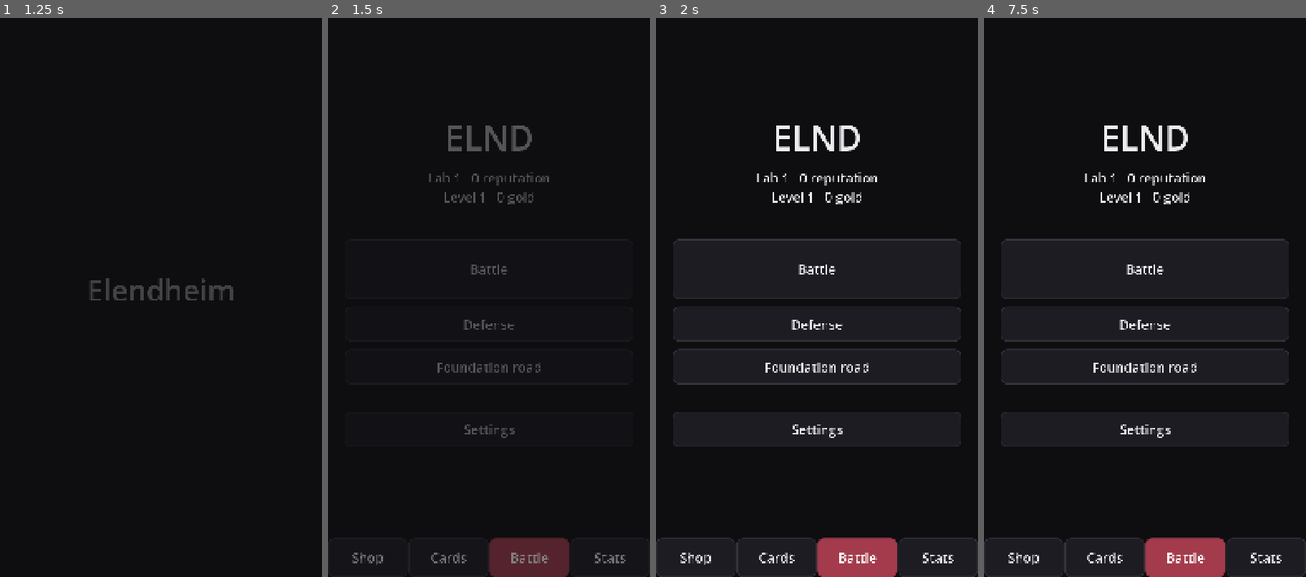
Above: before the commit, frames 1-4 (left to right).
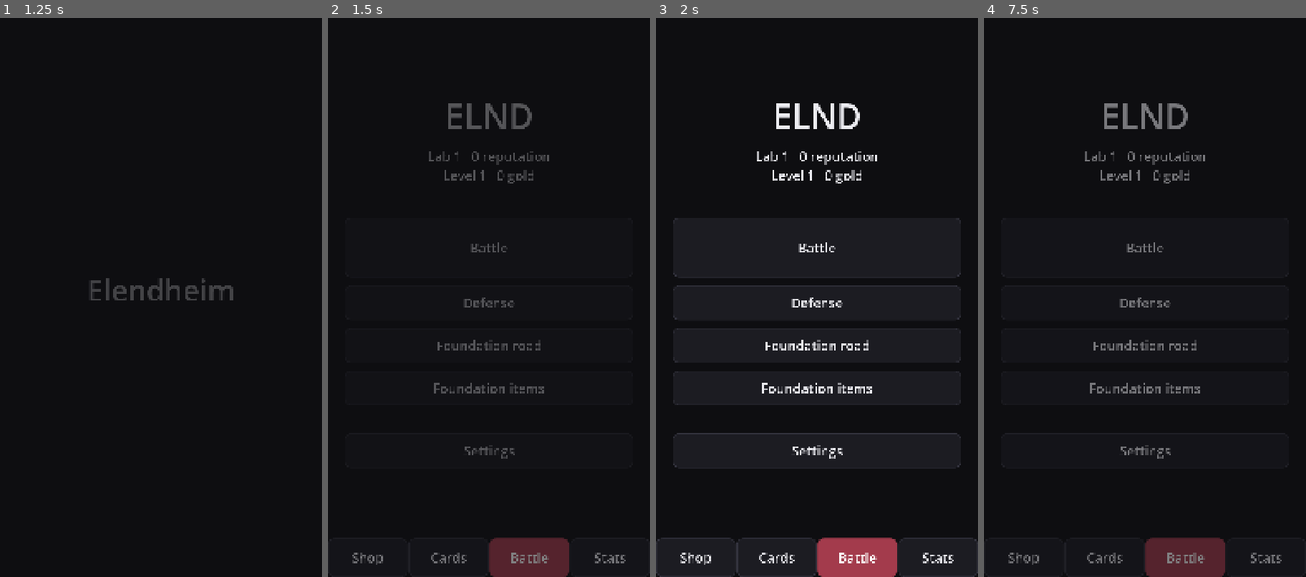
Above: after the commit, the same moments.

Repository: HenryElendheim/ELND
Game: Godot game, scene res://scenes/splash.tscn
Same seed, same stepped clock (60 frames per second), same inputs: the game is played once before the commit and once after it.
Inputs (mouse positions are in pixels of both pictures, inside the frame that each line leads up to):
- Up to frame 1 (1.25 s): tap Enter at 0.5 s; move the mouse to (231, 263) at 0.52 s; click (231, 263) at 0.67 s
- Up to frame 2 (1.5 s): drag from (424, 319) to (472, 403) at 1.27 s
- Up to frame 3 (2 s): no input
- Up to frame 4 (7.5 s): click "Battle" at 2 s; click "Back" at 2.75 s; click (1061, 515) at 3.52 s; click (1132, 515) at 4.27 s; click (1199, 515) at 5.02 s; click (1270, 515) at 5.77 s; click "Leave" at 6.5 s; click (1145, 386) at 7.25 s, where only the run after the commit has a clickable "Foundation items"

Frame 1 is identical in both runs. In frame 2, 3.1% of the frame differs, in the area x 31-69%, y 15-79%; in frame 3, 4.3%; in frame 4, 6.4%, in the area x 5-95%, y 15-100%.

Commit message:
Foundation items screen, Injection chests, gold only from playing, and a core to destroy in Defense
A Foundation items screen, reachable from the Battle and Cards pages,
shows your gold, wild cards, injections, shards, evolutions unlocked,
chests waiting and how many games until the next Injection chest.

Every 10 games you now get an Injection chest with an Evolution
Injection inside. Epic and Legendary chests no longer give evolutions or
injections. Cards levelling up no longer give gold, so gold comes from
winning battles and player level ups.

Defense mode now has an enemy core where their main tower would be. It
hits harder and faster but has a bit less health. Waves keep coming and
getting stronger until you destroy it or lose your main tower, and the
faster you destroy it the better the chest.

Diff:
--- a/data/chests.json
+++ b/data/chests.json
@@ -22,15 +22,11 @@
 		},
 		"epic": {
 			"cards": 20,
-			"guaranteed": {
-				"evolution": 1
-			}
+			"guaranteed": {}
 		},
 		"legendary": {
 			"cards": 40,
 			"guaranteed": {
-				"evolution": 1,
-				"injection": 1,
 				"legendary_card": 1
 			}
 		}
@@ -66,12 +62,18 @@
 		"common": "#9AA4B1",
 		"rare": "#E59A3C",
 		"epic": "#9B59D6",
-		"legendary": "#F2C14E"
+		"legendary": "#F2C14E",
+		"injection": "#B46CFF"
 	},
 	"build_up_seconds": {
 		"common": 0.6,
 		"rare": 1.0,
 		"epic": 1.6,
-		"legendary": 2.6
+		"legendary": 2.6,
+		"injection": 1.4
+	},
+	"injection_chest": {
+		"every_games": 10,
+		"injections": 1
 	}
 }
--- a/data/defense.json
+++ b/data/defense.json
@@ -3,7 +3,7 @@
 	"first_wave_budget": 4,
 	"budget_per_wave": 2,
 	"waves_per_level": 3,
-	"spawn_row_from_back": 3.0,
+	"spawn_row_from_back": 6.0,
 	"chest_by_wave": [
 		{
 			"from_wave": 0,
@@ -22,5 +22,23 @@
 			"chest": "legendary"
 		}
 	],
-	"max_wave_seconds": 30.0
+	"max_wave_seconds": 30.0,
+	"win_chest_by_seconds": [
+		{
+			"within": 150,
+			"chest": "legendary"
+		},
+		{
+			"within": 240,
+			"chest": "epic"
+		},
+		{
+			"within": 360,
+			"chest": "rare"
+		},
+		{
+			"within": 100000,
+			"chest": "common"
+		}
+	]
 }
--- a/data/economy.json
+++ b/data/economy.json
@@ -1,5 +1,5 @@
 {
-	"gold": { "per_win": 50, "per_card_upgrade_times_level": 20, "per_player_level": 100 },
+	"gold": { "per_win": 50, "per_card_upgrade_times_level": 0, "per_player_level": 100 },
 	"rank_up_chest": { "every_player_levels": 2, "chest": "rare", "gold": 100 },
 	"shop_prices": { "common": 200, "rare": 500, "epic": 1200, "legendary": 3000 }
 }
--- a/data/towers.json
+++ b/data/towers.json
@@ -46,5 +46,25 @@
 			"size": 0.3,
 			"colour": "#FFE9A8"
 		}
+	},
+	"core": {
+		"health": 2600,
+		"damage": 45,
+		"range": 7.5,
+		"hit_speed": 0.5,
+		"targets": "air_ground",
+		"size": 4,
+		"positions": [
+			[
+				9,
+				29
+			]
+		],
+		"projectile": {
+			"style": "orb",
+			"speed": 13,
+			"size": 0.35,
+			"colour": "#FF7A8A"
+		}
 	}
 }
--- a/scenes/admin.gd
+++ b/scenes/admin.gd
@@ -32,7 +32,7 @@
 	_give("Unlock everything", _unlock_everything)
 
 	_section("Open a chest")
-	for rarity in Data.table("chests").odds:
+	for rarity in Data.table("chests").odds.keys() + [Progress.INJECTION_CHEST]:
 		add(Ui.button("%s chest" % String(rarity).capitalize(), func() -> void: _open(rarity)))
 
 	_section("Neutralize")
--- a/scenes/battle.gd
+++ b/scenes/battle.gd
@@ -142,7 +142,7 @@
 	var defense := sim.mode == "defense"
 	var reached := sim.waves.wave - 1 if defense else 0
 	if defense:
-		Progress.record_defense(reached)
+		Progress.record_defense(reached, sim.result == "player", sim.time)
 	else:
 		Progress.record_match(sim.result)
 	Stats.record_match(sim.mode, sim.result, sim.towers_lost(Unit.Team.ENEMY), sim.played_cards, BattleSim.starting_deck(), sim.time)
@@ -157,7 +157,10 @@
 	var title := Ui.label(titles[sim.result], "TitleLabel")
 	title.horizontal_alignment = HORIZONTAL_ALIGNMENT_CENTER
 	column.add_child(title)
-	var summary := "Waves survived: %d" % reached if defense else "Cores %d : %d" % [sim.towers_lost(Unit.Team.ENEMY), sim.towers_lost(Unit.Team.PLAYER)]
+	var summary := "Cores %d : %d" % [sim.towers_lost(Unit.Team.ENEMY), sim.towers_lost(Unit.Team.PLAYER)]
+	if defense:
+		var clock := "%d:%02d" % [int(sim.time) / 60, int(sim.time) % 60]
+		summary = "Core destroyed in %s, through %d waves" % [clock, reached] if sim.result == "player" else "Waves survived: %d" % reached
 	var cores := Ui.label(summary)
 	cores.horizontal_alignment = HORIZONTAL_ALIGNMENT_CENTER
 	column.add_child(cores)
--- a/scenes/deck.gd
+++ b/scenes/deck.gd
@@ -11,6 +11,7 @@
 ## A deck is saved whenever it has exactly the right number of cards.
 
 const MENU_SCENE := "res://scenes/main_menu.tscn"
+const ITEMS_SCENE := "res://scenes/items.tscn"
 const COLUMNS := 4
 const SORTS := [["cost", "Cost"], ["rarity", "Rarity"], ["type", "Type"], ["name", "Name"], ["number", "Number"]]
 ## How each order reads, first for highest first and then for lowest first.
@@ -57,7 +58,7 @@
 		costs += Hand.cost_of(id)
 	var average := costs / maxf(_deck.size(), 1)
 	add(Ui.label("Average cost %.1f     Towers level %d" % [average, Progress.tower_level()]))
-	add(Ui.label("%d wild cards   %d injections   %d of 3 shards" % [Progress.wild_cards(), Progress.injections(), Progress.shards()], "MutedLabel"))
+	add(Ui.button("Foundation items: %d wild cards, %d injections" % [Progress.wild_cards(), Progress.injections()], func() -> void: Nav.go(ITEMS_SCENE)))
 
 	add(Ui.spacer(12))
 	add(Ui.label("Collection", "HeadingLabel"))
--- a/scenes/home.gd
+++ b/scenes/home.gd
@@ -5,6 +5,7 @@
 const CHEST_SCENE := "res://scenes/chest.tscn"
 const SETTINGS_SCENE := "res://scenes/settings_menu.tscn"
 const ROAD_SCENE := "res://scenes/road.tscn"
+const ITEMS_SCENE := "res://scenes/items.tscn"
 
 
 func build() -> void:
@@ -21,5 +22,6 @@
 	if waiting > 0:
 		add(Ui.button("Open chests (%d)" % waiting, func() -> void: Nav.go(CHEST_SCENE)))
 	add(Ui.button("Foundation road", func() -> void: Nav.go(ROAD_SCENE)))
+	add(Ui.button("Foundation items", func() -> void: Nav.go(ITEMS_SCENE)))
 	add(Ui.spacer(40))
 	add(Ui.button("Settings", func() -> void: Nav.go(SETTINGS_SCENE)))
--- /dev/null
+++ b/scenes/items.gd
@@ -0,0 +1,73 @@
+extends Screen
+## Foundation items: everything you hold apart from cards, with how many you have and what each one is for.
+## Gold, wild cards, Evolution Injections and their shards, the evolutions unlocked so far, chests waiting to be opened,
+## and how many games until the next Injection chest. Each row has a small drawn badge in the item's colour.
+
+const MENU_SCENE := "res://scenes/main_menu.tscn"
+const CHEST_SCENE := "res://scenes/chest.tscn"
+
+
+## A small round badge with a letter in it, which stands in for item art until real art exists.
+class Badge extends Control:
+	var colour := Color.WHITE
+	var letter := ""
+
+	func _init(fill: Color, mark: String) -> void:
+		colour = fill
+		letter = mark
+		custom_minimum_size = Vector2(120, 120)
+		mouse_filter = MOUSE_FILTER_IGNORE
+
+	func _draw() -> void:
+		var middle := size / 2.0
+		var radius := minf(size.x, size.y) * 0.45
+		draw_circle(middle, radius, colour.darkened(0.45))
+		draw_arc(middle, radius, 0, TAU, 32, colour, 6.0)
+		var font := get_theme_default_font()
+		var font_size := int(radius)
+		var width := font.get_string_size(letter, HORIZONTAL_ALIGNMENT_LEFT, -1, font_size).x
+		draw_string(font, middle + Vector2(-width / 2.0, font_size * 0.35), letter, HORIZONTAL_ALIGNMENT_LEFT, -1, font_size, Color.WHITE)
+
+
+func build() -> void:
+	add(Ui.label("Foundation items", "TitleLabel"))
+	var colours: Dictionary = Data.table("chests").colours
+	_row(Color("#F2C14E"), "G", "Gold", str(Progress.gold()), "Buys chests in the Shop. Won in battles and from player level ups.")
+	_row(Color("#6FF2FF"), "W", "Wild cards", str(Progress.wild_cards()), "Level up any card. Copies of a card that is already at max level turn into wild cards.")
+	_row(Color(colours.injection), "I", "Evolution Injections", str(Progress.injections()), "Unlock the evolution of any card you choose, from that card's details.")
+	var per := int(Data.table("chests").injection_shards_per_injection)
+	_row(Color(colours.injection).darkened(0.2), "S", "Injection Shards", "%d of %d" % [Progress.shards(), per], "%d shards make one Evolution Injection." % per)
+	var unlocked := Progress.evolvable_cards().filter(func(id: String) -> bool: return Progress.has_evolution(id)).size()
+	_row(CardTile.EVOLUTION_GLOW, "E", "Evolutions unlocked", "%d of %d" % [unlocked, Progress.evolvable_cards().size()], "Put an evolved card in your deck's evolution slot to play its evolution.")
+	var waiting := Progress.chests_waiting().size()
+	_row(Color(colours.rare), "C", "Chests waiting", str(waiting), "You get one after every game, and you can open them any time.")
+	if waiting > 0:
+		add(Ui.button("Open chests", func() -> void: Nav.go(CHEST_SCENE)))
+	var next := Progress.games_to_injection_chest()
+	_row(Color(colours.injection), "10", "Next Injection chest", "in %d game%s" % [next, "" if next == 1 else "s"], "Every %d games you finish, an Injection chest with an Evolution Injection is waiting." % Progress.injection_chest_every())
+	add_back_button()
+
+
+## One item: its badge, its name and count, and a line about what it does.
+func _row(colour: Color, letter: String, title: String, count: String, about: String) -> void:
+	add(Ui.spacer(12))
+	var row := HBoxContainer.new()
+	row.add_theme_constant_override("separation", 24)
+	row.add_child(Badge.new(colour, letter))
+	var text := VBoxContainer.new()
+	text.size_flags_horizontal = SIZE_EXPAND_FILL
+	var heading := HBoxContainer.new()
+	heading.add_child(Ui.label(title, "HeadingLabel"))
+	var amount := Ui.label(count, "HeadingLabel")
+	amount.horizontal_alignment = HORIZONTAL_ALIGNMENT_RIGHT
+	amount.add_theme_color_override("font_color", colour.lightened(0.2))
+	heading.add_child(amount)
+	text.add_child(heading)
+	text.add_child(Ui.label(about, "MutedLabel"))
+	row.add_child(text)
+	add(row)
+
+
+func go_back() -> bool:
+	Nav.go(MENU_SCENE)
+	return true
--- /dev/null
+++ b/scenes/items.tscn
@@ -0,0 +1,12 @@
+[gd_scene load_steps=2 format=3]
+
+[ext_resource type="Script" path="res://scenes/items.gd" id="1"]
+
+[node name="Root" type="Control"]
+layout_mode = 3
+anchors_preset = 15
+anchor_right = 1.0
+anchor_bottom = 1.0
+grow_horizontal = 2
+grow_vertical = 2
+script = ExtResource("1")
--- a/scripts/battle/arena_view.gd
+++ b/scripts/battle/arena_view.gd
@@ -399,6 +399,8 @@
 
 ## Troops are filled with their containment class colour, and towers use a plain stone grey.
 func _fill_for(unit: Unit) -> Color:
+	if unit.kind == "core":
+		return Color("#7A2E3A")
 	if unit.is_tower():
 		return Color("#6B6B73") if unit.awake else Color("#4A4A50")
 	var card: Dictionary = Data.table("cards").cards.get(unit.id, {})
--- a/scripts/battle/battle_sim.gd
+++ b/scripts/battle/battle_sim.gd
@@ -401,6 +401,8 @@
 	if mode == "defense":
 		if not _main_standing(Unit.Team.PLAYER):
 			result = "enemy"
+		elif not units.any(func(unit: Unit) -> bool: return unit.kind == "core" and unit.alive()):
+			result = "player"
 		return
 	var player_main := _main_standing(Unit.Team.PLAYER)
 	var enemy_main := _main_standing(Unit.Team.ENEMY)
@@ -498,6 +500,8 @@
 	_after_tick.clear()
 
 
+## Both sides get their side towers and main tower. In Defense mode the enemy instead has a single core
+## where its main tower would be, which hits harder and faster but has a little less health.
 func _place_towers() -> void:
 	var towers := Data.table("towers")
 	for kind in ["side", "main"]:
@@ -505,11 +509,17 @@
 			for team in [Unit.Team.PLAYER, Unit.Team.ENEMY]:
 				if team == Unit.Team.ENEMY and mode == "defense":
 					continue
-				var at := Vector2(spot[0], spot[1])
-				if team == Unit.Team.ENEMY:
-					at.y = float(_arena.length_tiles) - at.y
-				var tower := _make(kind, kind, "", team, at, 1)
-				tower.awake = kind != "main"
+				_place_tower(kind, team, Vector2(spot[0], spot[1]))
+	if mode == "defense":
+		for spot in towers.core.positions:
+			_place_tower("core", Unit.Team.ENEMY, Vector2(spot[0], spot[1]))
+
+
+func _place_tower(kind: String, team: Unit.Team, at: Vector2) -> void:
+	if team == Unit.Team.ENEMY:
+		at.y = float(_arena.length_tiles) - at.y
+	var tower := _make(kind, kind, "", team, at, 1)
+	tower.awake = kind != "main"
 
 
 func _make(id: String, kind: String, label: String, team: Unit.Team, at: Vector2, level: int) -> Unit:
--- a/scripts/battle/unit.gd
+++ b/scripts/battle/unit.gd
@@ -121,8 +121,9 @@
 	return kind == "spell"
 
 
+## The enemy core in Defense mode counts as a tower too.
 func is_tower() -> bool:
-	return kind == "side" or kind == "main"
+	return kind == "side" or kind == "main" or kind == "core"
 
 
 ## A living troop that is not held by anything, which is what drains, heals and rages work on.
--- a/scripts/battle/waves.gd
+++ b/scripts/battle/waves.gd
@@ -56,6 +56,14 @@
 		sim.spawn(id, Unit.Team.ENEMY, Vector2(x, float(rules.spawn_row_from_back) + _rng.randf_range(0.0, 2.0)), level)
 
 
+## The chest for destroying the enemy core, which is better the faster it fell.
+static func win_chest(seconds: float) -> String:
+	for step in Data.table("defense").win_chest_by_seconds:
+		if seconds <= float(step.within):
+			return step.chest
+	return "common"
+
+
 ## The chest a run earns, which gets better the further the player got.
 static func chest_for(reached: int) -> String:
 	var chest := "common"
--- a/scripts/progress.gd
+++ b/scripts/progress.gd
@@ -1,6 +1,9 @@
 class_name Progress
 ## Everything about the player's progress: reputation, arenas, player level, card levels, wild cards and chests.
 ## It all lives in the save game, and every number comes from progression.json, chests.json and economy.json.
+
+## The chest that comes every few games and holds Evolution Injections.
+const INJECTION_CHEST := "injection"
 
 
 static func _table(name: String) -> Dictionary:
@@ -112,10 +115,11 @@
 	return true
 
 
-## Records a finished Defense run: no reputation, a chest that gets better the further the run got, and the best wave.
-static func record_defense(reached: int) -> void:
-	_write("games", int(_read("games", 0)) + 1)
-	queue_chest(Waves.chest_for(reached))
+## Records a finished Defense run and the best wave. No reputation changes hands. Destroying the enemy core gives a chest
+## that is better the faster it fell, and a run that ends with your main tower down gives one that is better the further it got.
+static func record_defense(reached: int, won := false, seconds := 0.0) -> void:
+	queue_chest(Waves.win_chest(seconds) if won else Waves.chest_for(reached))
+	_count_game()
 	Stats.record_wave(reached)
 
 
@@ -130,8 +134,26 @@
 	if won:
 		add_xp(int(progression.xp.per_win))
 		add_gold(int(_table("economy").gold.per_win))
-	_write("games", int(_read("games", 0)) + 1)
 	queue_chest(roll_chest())
+	_count_game()
+
+
+## Counts a finished game. Every few games an Injection chest is waiting too.
+static func _count_game() -> void:
+	var games := int(_read("games", 0)) + 1
+	_write("games", games)
+	if games % injection_chest_every() == 0:
+		queue_chest(INJECTION_CHEST)
+
+
+static func injection_chest_every() -> int:
+	return maxi(int(_table("chests").get("injection_chest", {}).get("every_games", 10)), 1)
+
+
+## How many more finished games until the next Injection chest.
+static func games_to_injection_chest() -> int:
+	var every := injection_chest_every()
+	return every - int(_read("games", 0)) % every
 
 
 static func add_gold(amount: int) -> void:
@@ -179,6 +201,13 @@
 		return {}
 	var rarity: String = waiting.pop_front()
 	_write("chests_waiting", waiting)
+	# An Injection chest holds Evolution Injections and nothing else.
+	if rarity == INJECTION_CHEST:
+		var count := int(_table("chests").injection_chest.get("injections", 1))
+		for i in count:
+			add_injection()
+		Stats.record_chest(rarity, 0)
+		return {"rarity": rarity, "cards": [{"text": "Evolution Injection x%d" % count}]}
 	var legendaries := 0
 	var chests: Dictionary = _table("chests")
 	var contents: Dictionary = chests.contents[rarity]
--- a/tests/smoke.gd
+++ b/tests/smoke.gd
@@ -24,6 +24,7 @@
 	broken += _check_card_search()
 	broken += _check_new_cards()
 	broken += _check_decks()
+	broken += _check_items()
 	# Every card's details open and close cleanly, which checks the info and codex text for every card.
 	for id in Data.table("cards").cards:
 		var detail := CardDetail.new(id, [["Nothing", func() -> void: pass]])
@@ -43,7 +44,7 @@
 	stats_screen.call("_switch")
 	await get_tree().process_frame
 	stats_screen.queue_free()
-	for scene in ["splash", "main_menu", "home", "settings_menu", "deck", "chest", "shop", "stats", "admin", "road"]:
+	for scene in ["splash", "main_menu", "home", "settings_menu", "deck", "chest", "shop", "stats", "admin", "road", "items"]:
 		var screen: Node = load("res://scenes/%s.tscn" % scene).instantiate()
 		add_child(screen)
 		await get_tree().process_frame
@@ -222,11 +223,17 @@
 	var sim := BattleSim.new("defense")
 	for i in 30 * 40:
 		sim.step()
-	var enemy_towers := sim.units.filter(func(u: Unit) -> bool: return u.is_tower() and u.team == Unit.Team.ENEMY).size()
+	var enemy_towers := sim.units.filter(func(u: Unit) -> bool: return u.is_tower() and u.team == Unit.Team.ENEMY)
 	print("Defense: wave %d, result '%s'" % [sim.waves.wave, sim.result])
+	var ok := sim.waves.wave >= 2 and enemy_towers.size() == 1 and enemy_towers[0].kind == "core"
+	# Destroying the core wins the run.
+	if ok and sim.result == "":
+		sim.deal_damage(null, enemy_towers[0], enemy_towers[0].hp + 1.0)
+		sim.step()
+		ok = sim.result == "player"
 	sim.clear()
-	if sim.waves.wave < 2 or enemy_towers > 0:
-		print("Broken file: defense waves did not run properly")
+	if not ok:
+		print("Broken file: defense waves or the enemy core did not work")
 		return 1
 	return 0
 
@@ -373,6 +380,22 @@
 	ok = ok and BattleSim.starting_deck() == first and Progress.decks()[1] == reversed
 	print("Decks checked")
 	return _expect(ok, "switching decks did not keep each deck")
+
+
+## Every tenth game brings an Injection chest holding an Evolution Injection, and card level ups give no gold.
+func _check_items() -> int:
+	Save.set_value("games", Progress.injection_chest_every() - 1)
+	Save.set_value("chests_waiting", [])
+	Progress.record_match("enemy")
+	var waiting := Progress.chests_waiting()
+	var injections := Progress.injections()
+	while not Progress.chests_waiting().is_empty():
+		Progress.open_next_chest()
+	var got_injection := Progress.INJECTION_CHEST in waiting and Progress.injections() == injections + 1
+	# Levelling a card can still level the player up, which pays gold, so the card part is checked on its own.
+	var no_card_gold := int(Data.table("economy").gold.per_card_upgrade_times_level) == 0
+	print("Items checked")
+	return _expect(got_injection and no_card_gold, "the Injection chest or card level up gold is wrong")
 
 
 ## A battle with no bot and harmless towers, used to test one rule at a time without anything else getting in the way.
Not shown, changed: docs/design-doc.md
Not shown, changed: docs/project-notes.md
